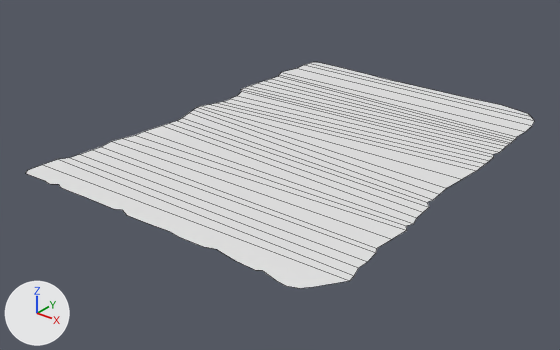
What one commit did to the FBX model Assets/RollSahder/page.fbx.
One viewpoint serves both versions: a camera (50 mm lens) standing at (0.234, -0.308, 0.17) and looking at (-0.006, -0.008, -0.016). Arrows for +X, +Y and +Z are at lower left; the lights stay in place. Mesh edges are drawn as thin lines. Where no turn or scale is listed for an object, it has been applied to the vertices.

Objects in the first picture: 'page_01'.
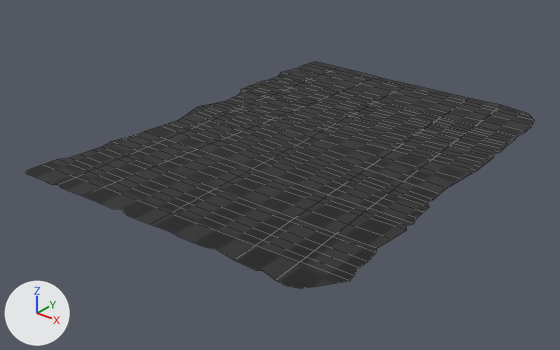
Boxes (x1, y1, x2, y2) around the edits, measured in the pictures (560 x 350 px):
part 1 of me_circle, added (black): after (26, 62, 534, 288)

What changed in the scene script:
```text
Add img_checker_jpg:
    img_checker_jpg = load_image('checker.jpg', 'checker.jpg', 360, 360, 'sRGB')
Add mat_material:
    mat_material = principled_material('Material')
    mat_material.texture = img_checker_jpg
Change me_circle:
    used by ob_page_01; location = (0.0, 0.0, 0.0)
    remove me_circle.from_pydata(...)  # 105 vertices, 37 faces; spans x -0.09..0.095, y -0.112..0.13, z -0.001
    add me_circle.from_pydata(...)  # 285 vertices, 222 faces; spans x -0.09..0.095, y -0.112..0.13, z -0.001
    me_circle part 1: 180 vertices added at x -0.064..0.071, y -0.099..0.123, z -0.001
    add me_circle.materials.append(mat_material)  # picture img_checker_jpg
```
